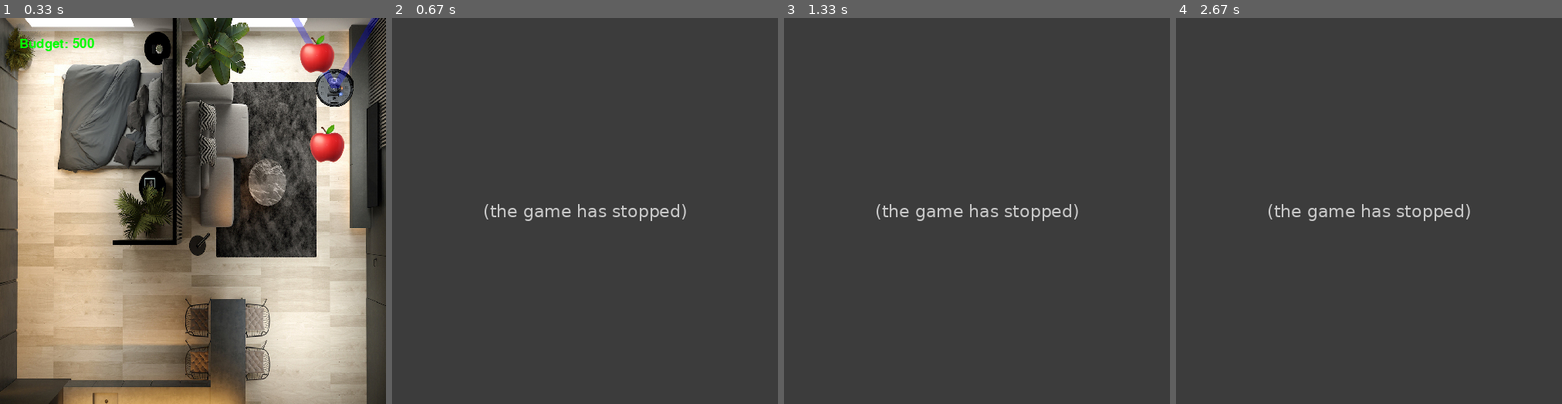
Above: before the commit, frames 1-4 (left to right).
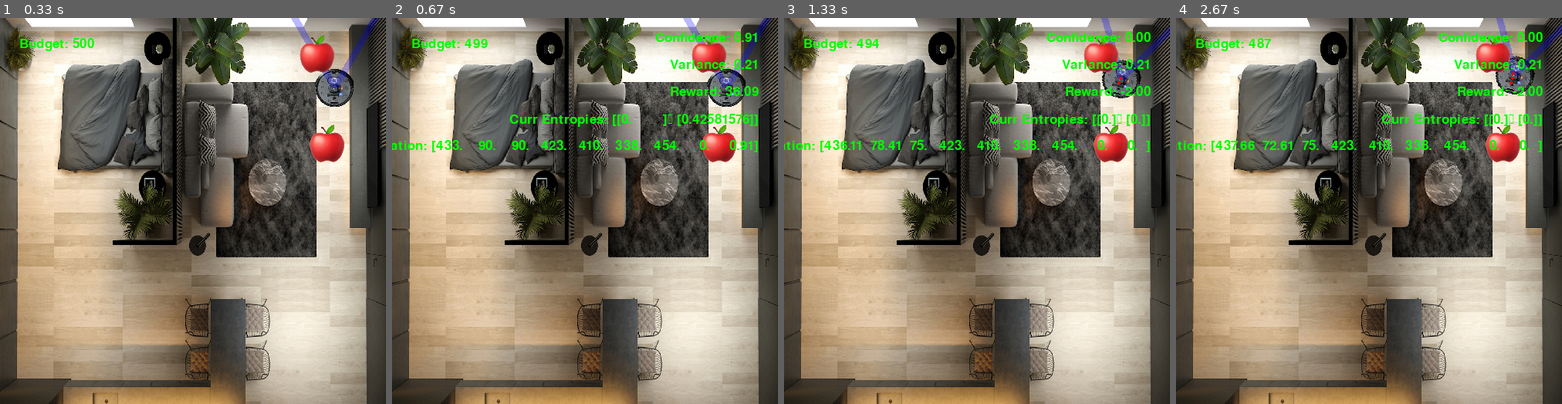
Above: after the commit, the same moments.

Repository: Anwealso/ReLOaD
Game: pygame game, started from reload/simplesim/env_gym.py
Same seed, same stepped clock (60 frames per second), same inputs: the game is played once before the commit and once after it.
Inputs:
- Up to frame 1 (0.33 s): no input
- Up to frame 2 (0.67 s): tap Space at 0.33 s
- Up to frame 3 (1.33 s): hold Right 0.67-1.13 s; tap Space at 0.73, 1.23 s; hold Up from 1.17 s (still down)
- Up to frame 4 (2.67 s): release Up at 1.57 s; hold Right 1.6-2.07 s; tap Space at 1.67, 2.17 s; hold Left 2.1-2.63 s

Frame 1 is identical in both runs. In frame 2, 81% of the frame differs, in the area x 0-100%, y 0-100%; in frame 3, 81%; in frame 4, 81%.
Error before the commit: AttributeError: 'Robot' object has no attribute 'can_see' (env_gym.py line 229); the game stopped at 0.33 s (later frames are placeholders)

Commit message:
Updated and revamped quality of entropy reward code

Diff:
--- a/reload/simplesim/env_gym.py
+++ b/reload/simplesim/env_gym.py
@@ -45,23 +45,19 @@
         # Observations (visible state):
         self.observation_space_unflattened = spaces.Dict(
             {
-                # "agent": spaces.Box(
-                #     np.array([0, 0, 0]).astype(np.float32),
-                #     np.array([self.game.sw, self.game.sw, 359]).astype(np.float32),
-                # ), # agent x,y,angle
-                # "agent": spaces.Box(
-                #     np.array([0]).astype(np.float32),
-                #     np.array([359]).astype(np.float32),
-                # ), # agent angle
+                "agent": spaces.Box(
+                    np.array([0, 0, 0]).astype(np.float32),
+                    np.array([self.game.window_size, self.game.window_size, 359]).astype(np.float32),
+                ), # agent x,y,angle
                 "targets": spaces.Box(
                     low=-max_dist,
                     high=max_dist,
                     shape=(3, num_targets),
                     dtype=np.float32,
-                ),  # target relative positions (x,y)
+                ),  # target position (x, y, target_entropy)
                 # "current_conf": spaces.Box(
                 #     low=0, high=1, shape=(num_targets, 1), dtype=np.float32
-                # ), # confidences on each object
+                # ),  # target entropies
             }
         )
         self.observation_space = spaces.utils.flatten_space(
@@ -74,31 +70,6 @@
         self.clock = None
 
     def _get_obs(self):
-        # Get seen or not
-
-        # Get the the set of all correct observations for each target
-        correct_obs_confidences = np.zeros_like(self.game.confidences)
-        correct_obs_confidences = np.add(
-            correct_obs_confidences,
-            self.game.confidences,
-            where=(self.game.confidences > 0.5),
-            out=np.zeros_like(self.game.confidences)
-        )
-        # The sum confidences of each target over all time
-        target_sum_confidences = np.sum(
-            correct_obs_confidences,
-            axis=1,
-        )
-        # The sum confidences of each target over all time
-        targets_seen_status = np.zeros_like(target_sum_confidences)
-        targets_seen_status = np.add(
-            targets_seen_status,
-            1,
-            where=(target_sum_confidences > 0),
-            out=np.zeros_like(target_sum_confidences)
-        )
-        # print(targets_seen_status, "\n")
-
         # Target relative positions (dx,dy)
         target_info = np.zeros(
             shape=(3, len(self.game.targets)), dtype=np.float32
@@ -106,28 +77,36 @@
         for i, target in enumerate(self.game.targets):
             target_x_cart = target.x
             target_y_cart = self.game.window_size - target.y
-            robot_x_cart = self.game.robot.x
-            robot_y_cart = self.game.window_size - self.game.robot.y
-            dx = target_x_cart - robot_x_cart
-            dy = target_y_cart - robot_y_cart
-            (dx, dy) = self.world_to_body_frame(dx, dy)  # convert to body frame
+            # Add target absolute positions
+            target_info[0][i] = target_x_cart
+            target_info[1][i] = target_y_cart
+
+            # robot_x_cart = self.game.robot.x
+            # robot_y_cart = self.game.window_size - self.game.robot.y
+            # dx = target_x_cart - robot_x_cart
+            # dy = target_y_cart - robot_y_cart
+            # (dx, dy) = self.world_to_body_frame(dx, dy)  # convert to body frame
+
             # Add target relative positions
-            target_info[0][i] = dx
-            target_info[1][i] = dy
+            # target_info[0][i] = dx
+            # target_info[1][i] = dy
+
             # Add current object confidences
-            target_info[2][i] = self.game.current_confidences[i]
+            # print(target_info[2][i]) = self.game.current_confidences[i]
+            # print(self.game.current_confidences[i])
+            # print(int(self.game.current_confidences[i]))
+            target_info[2][i] = self.game.current_confidences[i, 0]
             # Add target seen status
-            target_info[2][i] = targets_seen_status[i]
+            # target_info[2][i] = targets_seen_status[i]
 
         # Agent x,y,angle
-        # agent = np.array([self.game.robot.x, self.game.robot.y, self.game.robot.angle]).astype(np.float32)
+        agent = np.array([self.game.robot.x, self.game.robot.y, self.game.robot.angle]).astype(np.float32)
         # agent = np.array([self.game.robot.angle]).astype(np.float32)
 
-
-        # observation =  spaces.utils.flatten(self.observation_space_unflattened, {"agent": agent, "targets": target_rel_positions})
-        observation = spaces.utils.flatten(
-            self.observation_space_unflattened, {"targets": target_info}
-        )
+        observation =  spaces.utils.flatten(self.observation_space_unflattened, {"agent": agent, "targets": target_info})
+        # observation = spaces.utils.flatten(
+        #     self.observation_space_unflattened, {"targets": target_info}
+        # )
 
         return observation
 
@@ -161,51 +140,46 @@
 
         return reward
 
-    def get_entropy_reward(self, verbose=0):
-        """
-        An entropy / information gain based reward feedback for the agent.
-        Essentially we want to implement an exploit vs explore (epsilon greedy
-        type) tradeoff into the reward mechanism by giving the the agent:
-        - High reward for looking at an object that it has surveyed relativel
-          little
-        - But then decreasing that reward over time as the agent observes the
-          object more and more.
-
-        Each object in view will have a relevant reward calculated for it,
-        based upon its information gain.
-
-        The total reward will then be a sum of the reward of each object in
-        view (objects out of view contribute zero reward).
-        """
-        entropy_reward = 0
+    def get_target_entropy(self, target_confidence_history):
+        """
+        Get the current entropy on a target, given an array of its observation
+        confidence history
+
+        # TODO: Fix this entropy calc so that the entropy starts at 0.5???
+
+        Args:
+            target_confidence_history: A 1D array of dim (1,num_timesteps)
+        Returns:
+            The entropy of the target
+        """
 
         # Num observations:
-        num_observations = np.count_nonzero(self.game.confidences, axis=1)
-
-        occurrence_prob = self.game.confidences
+        num_observations = np.count_nonzero(target_confidence_history)
+
+        occurrence_prob = target_confidence_history
+
         # Get the experimental probability of each event:
-
         reciprocal_positive = np.reciprocal(
-            self.game.confidences,
-            where=(self.game.confidences > 0),
-            out=np.zeros_like(self.game.confidences)
+            target_confidence_history,
+            where=(target_confidence_history > 0),
+            out=np.zeros_like(target_confidence_history)
         )
         suprises_positive = np.log2(
             reciprocal_positive,
-            where=(self.game.confidences > 0),
-            out=np.zeros_like(self.game.confidences)
-        )
-
-        occurrence_prob_negative = 1 - self.game.confidences
+            where=(target_confidence_history > 0),
+            out=np.zeros_like(target_confidence_history)
+        )
+
+        occurrence_prob_negative = 1 - target_confidence_history
         reciprocal_negative = np.reciprocal(
             occurrence_prob_negative,
             where=(occurrence_prob_negative > 0),
-            out=np.zeros_like(self.game.confidences)
+            out=np.zeros_like(target_confidence_history)
         )
         suprises_negative = np.log2(
             reciprocal_negative,
             where=(reciprocal_negative > 0),
-            out=np.zeros_like(self.game.confidences)
+            out=np.zeros_like(target_confidence_history)
         )
 
         entropy_positive = np.multiply(occurrence_prob, suprises_positive)
@@ -213,55 +187,72 @@
 
         entropy_unnormalised = np.sum(
             entropy_positive + entropy_negative,
-            axis=1,
-        )
-        new_entropy = np.divide(
+        )
+        entropy = np.divide(
             entropy_unnormalised,
             num_observations,
             where=(num_observations>0),
             out=np.zeros_like(entropy_unnormalised)
         )
         # Set entropy to 1 for objects that do not have any observations
-        new_entropy[new_entropy == 0] = 1
-
+        entropy[entropy == 0] = 0.5
+
+        return entropy
+
+    def get_entropy_reward(self, verbose=0):
+        """
+        An entropy / information gain based reward feedback for the agent.
+        Essentially we want to implement an exploit vs explore (epsilon greedy
+        type) tradeoff into the reward mechanism by giving the the agent:
+        - High reward for looking at an object that it has surveyed relatively
+          little.
+        - But then decreasing that reward over time as the agent observes the
+          object more and more.
+
+        Each object in view will have a relevant reward calculated for it,
+        based upon its information gain.
+
+        The total reward will then be a sum of the reward of each object in
+        view (objects out of view contribute zero reward).
+        """
+
+        entropies = np.zeros_like(self.game.current_confidences)
         entropy_reward = 0
         for i, target in enumerate(self.game.targets):
-            if self.game.robot.can_see(target):
-                if self.entropy[i] == 0:
-                    self.entropy[i] = 1
-
-                # The reduction in entropy achieved by this new observation
-                entropy_diff = float(self.entropy[i] - new_entropy[i])
-
-                # TODO: Test which of thes strategies results in the best training
-                # entropy_reward = entropy_diff
-                # The reward is either the entropy_diff if we made a reduction
-                # or 0 otherwise.
+            if self.game.can_see(target):
+                old_entropy = self.get_target_entropy(self.game.confidences[i,:-1]) # all timesteps up until and excluding last
+                new_entropy = self.get_target_entropy(self.game.confidences[i,:]) # all timesteps
+                entropies[i, 0] = new_entropy
+
+                entropy_diff = float(old_entropy - new_entropy)
+
+                # TODO: Test which of these strategies results in the best training (out of: diff or max(0,diff))
                 entropy_reward += max(entropy_diff, 0)
 
         if verbose > 0:
-            print(f"FIXED")
             print(f"self.game.confidences: {self.game.confidences}")
 
-            print(f"num_observations: {num_observations}")
-            print(f"occurrence_prob: {occurrence_prob}")
-            print(f"occurrence_prob_negative: {occurrence_prob_negative}")
-
-            print(f"reciprocal_positive: {reciprocal_positive}")
-            print(f"reciprocal_negative: {reciprocal_negative}")
-
-            print(f"suprises_positive: {suprises_positive}")
-            print(f"suprises_negative: {suprises_negative}")
-
-            print(f"entropy_positive: {entropy_positive}")
-            print(f"entropy_negative: {entropy_negative}")
-
-            print(f"old_entropy: {self.entropy}")
+            # print(f"num_observations: {num_observations}")
+            # print(f"occurrence_prob: {occurrence_prob}")
+            # print(f"occurrence_prob_negative: {occurrence_prob_negative}")
+
+            # print(f"reciprocal_positive: {reciprocal_positive}")
+            # print(f"reciprocal_negative: {reciprocal_negative}")
+
+            # print(f"suprises_positive: {suprises_positive}")
+            # print(f"suprises_negative: {suprises_negative}")
+
+            # print(f"entropy_positive: {entropy_positive}")
+            # print(f"entropy_negative: {entropy_negative}")
+
+            print(f"old_entropy: {old_entropy}")
             print(f"new_entropy: {new_entropy}")
             print(f"====================== entropy_reward: {entropy_reward} ======================")
             print("\n")
 
-        self.entropy = new_entropy
+        self.current_entropies = entropies
+        # print(f"Entropies: {self.current_entropies}")
+
         return entropy_reward
 
     def get_goal_reward(self):
@@ -426,6 +417,7 @@
                     "Confidence": format(np.sum(self.game.current_confidences), ".2f"),
                     "Variance": format(variance, ".2f"),
                     "Reward": format(reward, ".2f"),
+                    "Curr Entropies": format(self.current_entropies),
                     "Observation": np.round(obs, 2),
                 }
             )
